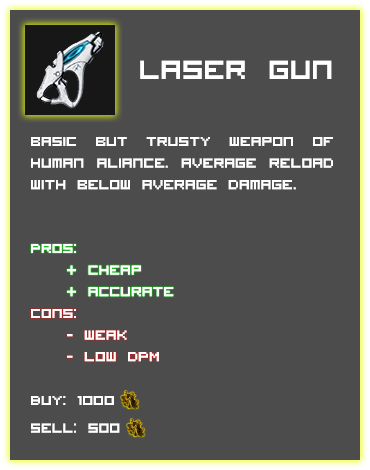
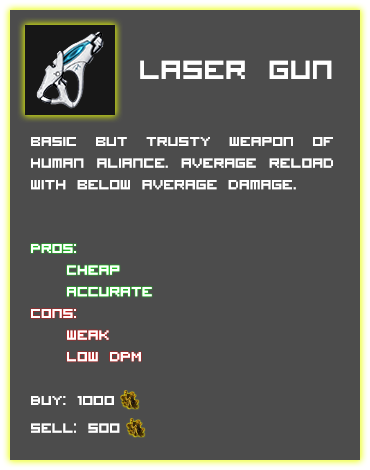
The second w=370, h=470 image is a revision of the first. Changes to its layers:
renamed "Cons: - weak - Low DPM" to "Cons: weak Low DPM", painted on it over [66, 329, 159, 362]
renamed "Pros: + cheap + accurate" to "Pros: cheap accurate", painted on it over [66, 264, 174, 297]
